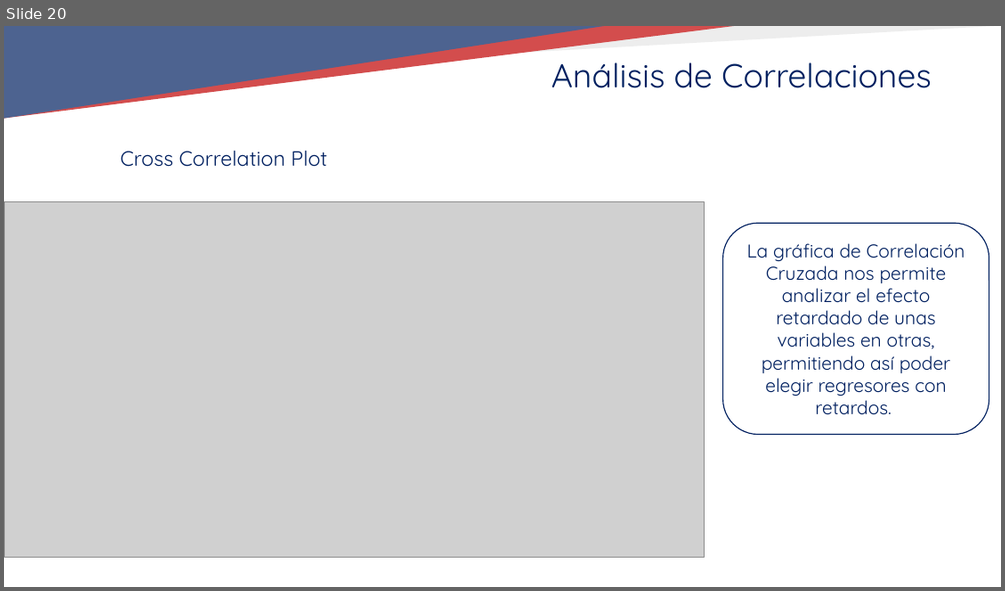
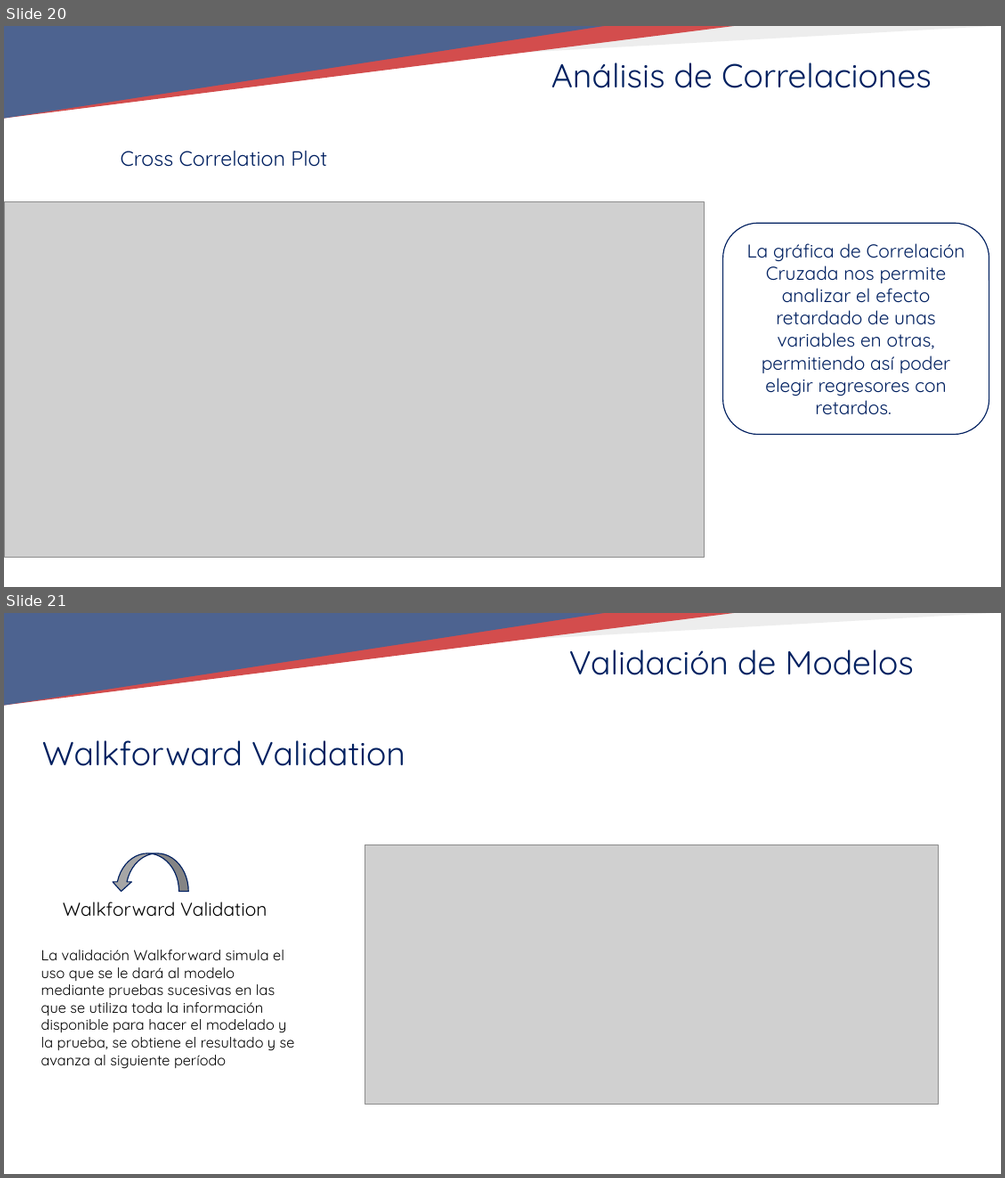
Before and after one commit to TeresaLS/timeseries_lab, a slide deck: 03_BASIC_MODELLING/03_BASIC_MODELLING.pptx. Shown one above the other, each under a label of ours: slide 20 before the commit, slides 20 and 21 after it. The pictures are 1005x591 and 1005x1178 pixels, drawn with LibreOffice and Linux fonts; fonts in the diff are those of the drawing; grey boxes stand for pictures; background and template pictures are left out. Boxes give left, top, right and bottom in pixels: in the first picture for what was removed or moved away, otherwise in the second. Text is boxed around its words. In the diff, an @@ line names an element or a change of style, - is before the commit and + after.

Commit message:
se avanza con las técnicas de modelado tradicional y LSTM

```diff
--- a/03_BASIC_MODELLING/03_BASIC_MODELLING.pptx
+++ b/03_BASIC_MODELLING/03_BASIC_MODELLING.pptx
@@ slide 21 added at (x1=4, y1=613, x2=1001, y2=1174), background #FFFFFF; not listed: 4 template elements that a slide beside it also shows @@
@@ text added at (x1=569, y1=649, x2=914, y2=675), 32 pt, text #002060 @@
+Validación de Modelos
@@ text added at (x1=42, y1=740, x2=405, y2=766), 32 pt, text #002060 @@
+Walkforward Validation
@@ picture added at (x1=365, y1=844, x2=938, y2=1103) @@
@@ curved up arrow added at (x1=112, y1=853, x2=189, y2=892), fill #A6A6A6, outline #002060 1 pt @@
@@ text added at (x1=63, y1=901, x2=267, y2=916), 18 pt, text #000000 @@
+Walkforward Validation
@@ text added at (x1=41, y1=949, x2=295, y2=1069), 14 pt, text #000000 @@
+La validación Walkforward simula el uso que se le dará al modelo mediante pruebas sucesivas en las que se utiliza toda la información disponible para hacer el modelado y la prueba, se obtiene el resultado y se avanza al siguiente período
```
Also in this commit, not shown: 57 other files.
